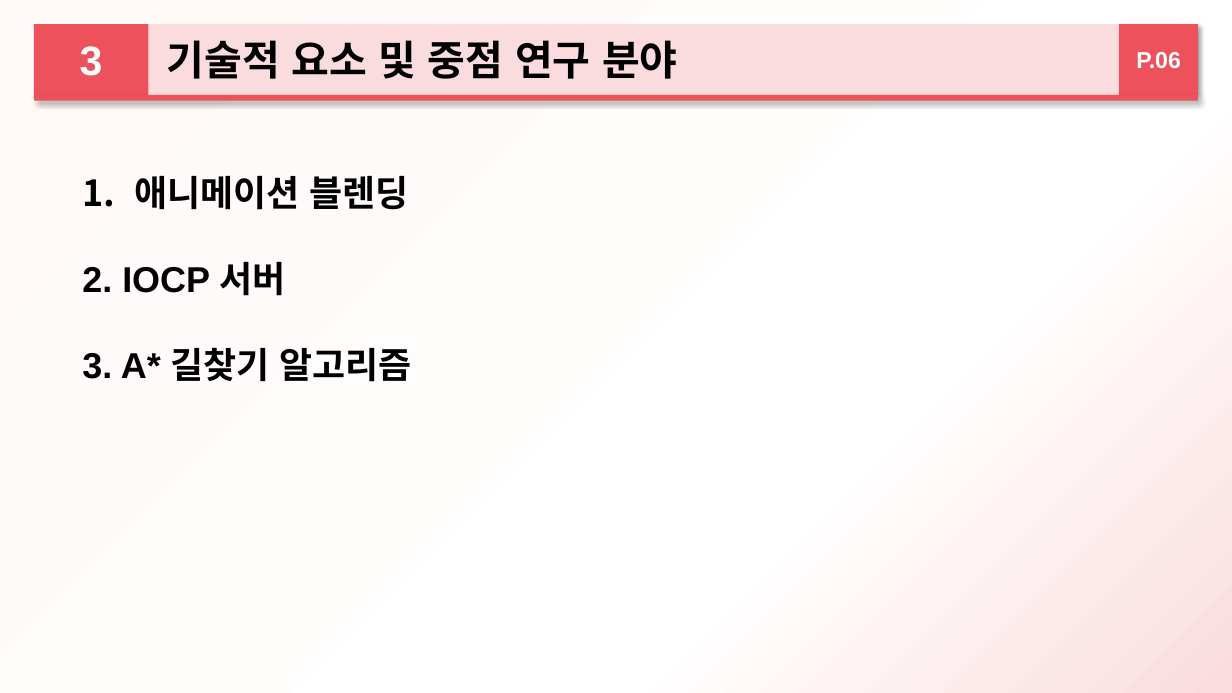
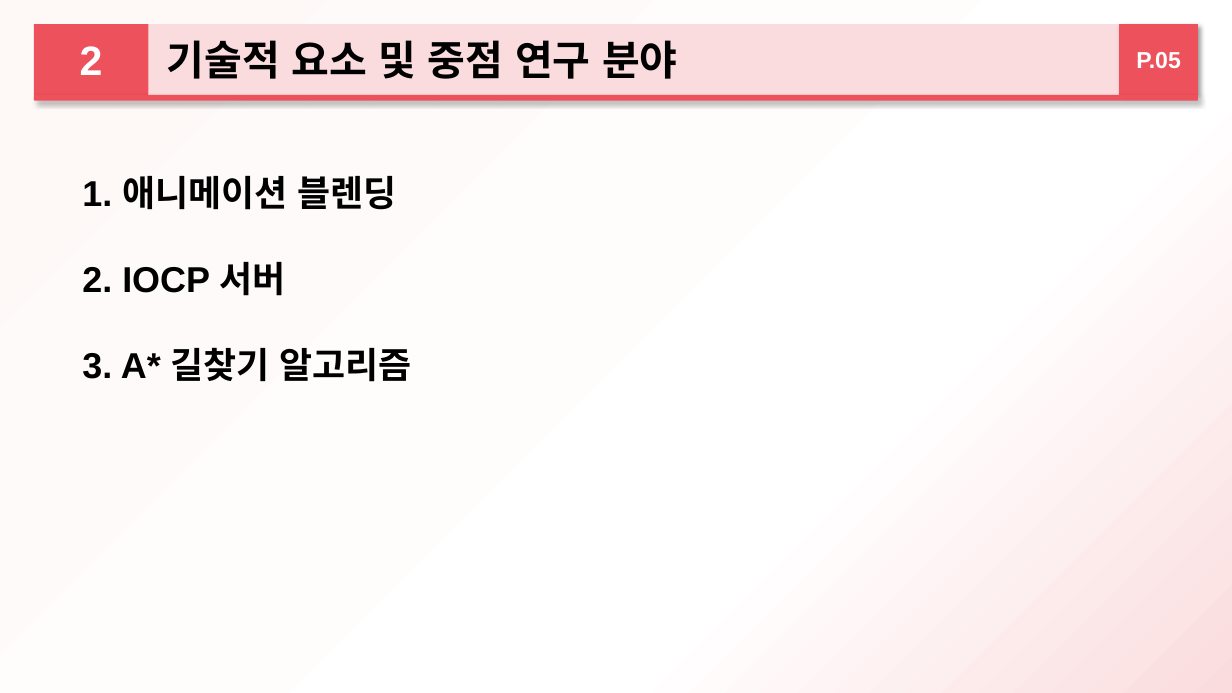
Before and after one commit to 2015184012Bang/KPU_TeamProject, a slide deck: slide 5 of ProjectPlan/중간발표/하트비트_방종혁_장규현_김명규.pptx (slide 6 before the commit). Drawn at 1232x693 pixels with LibreOffice and Linux fonts; fonts in the diff are those of the drawing. Boxes give left, top, right and bottom in pixels: in the first picture for what was removed or moved away, otherwise in the second. Text is boxed around its words. In the diff, an @@ line names an element or a change of style, - is before the commit and + after.

```diff
--- a/ProjectPlan/중간발표/하트비트_방종혁_장규현_김명규.pptx
+++ b/ProjectPlan/중간발표/하트비트_방종혁_장규현_김명규.pptx
@@ text in rectangle at (80, 46, 103, 75): text changed @@
-3
+2
@@ text in rectangle at (1136, 52, 1181, 68): text changed @@
-P.06
+P.05
@@ text at (82, 176, 396, 210): text changed @@
-1. 애니메이션 블렌딩
+1. 애니메이션 블렌딩
```
Also in this commit, not shown: 7 other slides changed, 3 slides added, 3 slides removed.
